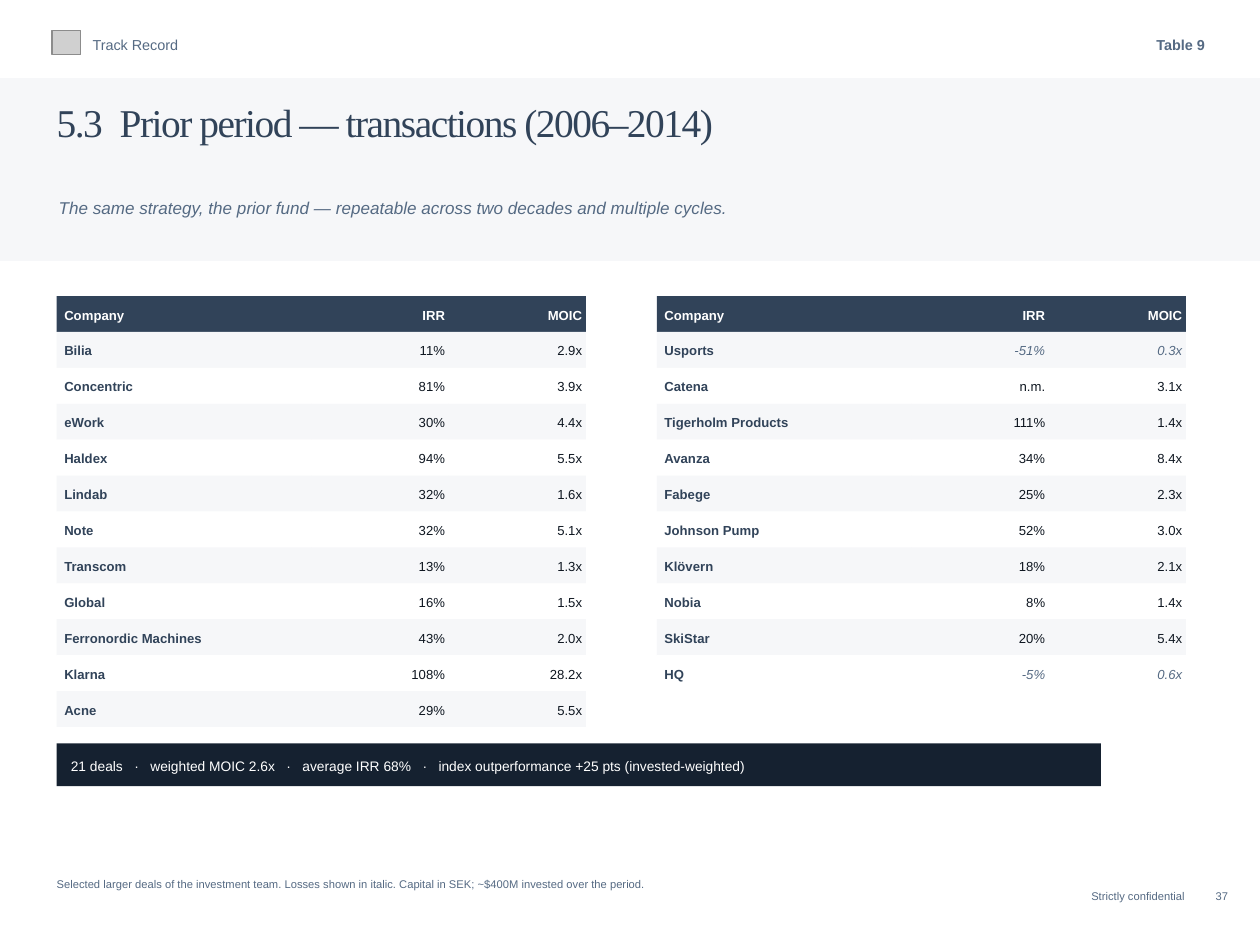
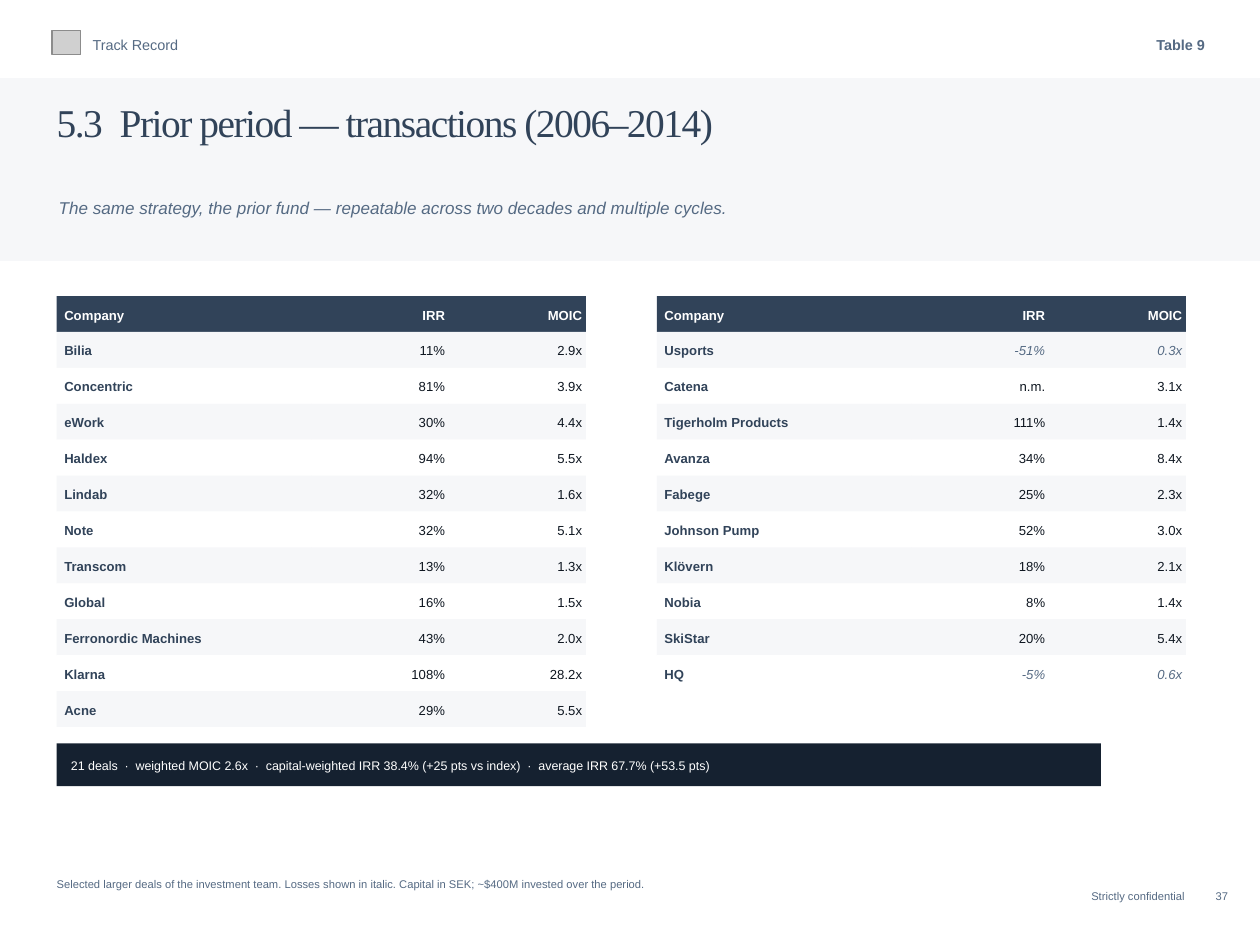
Before and after one commit to charette-lab/Claude, a slide deck: slide 40 of Athanase_Engaged_Ownership_Allocator_Deck.pptx. Drawn at 1260x945 pixels with LibreOffice and Linux fonts; fonts in the diff are those of the drawing; grey boxes stand for pictures. Boxes give left, top, right and bottom in pixels: in the first picture for what was removed or moved away, otherwise in the second. Text is boxed around its words. In the diff, an @@ line names an element or a change of style, - is before the commit and + after.

```diff
--- a/Athanase_Engaged_Ownership_Allocator_Deck.pptx
+++ b/Athanase_Engaged_Ownership_Allocator_Deck.pptx
@@ text at (x1=71, y1=761, x2=710, y2=773): text changed; size 8.4 to 7.6 pt @@
-21 deals · weighted MOIC 2.6x · average IRR 68% · index outperformance +25 pts (invested-weighted)
+21 deals · weighted MOIC 2.6x · capital-weighted IRR 38.4% (+25 pts vs index) · average IRR 67.7% (+53.5 pts)
```
Also in this commit, not shown: 1 other slide changed, 1 other file.
